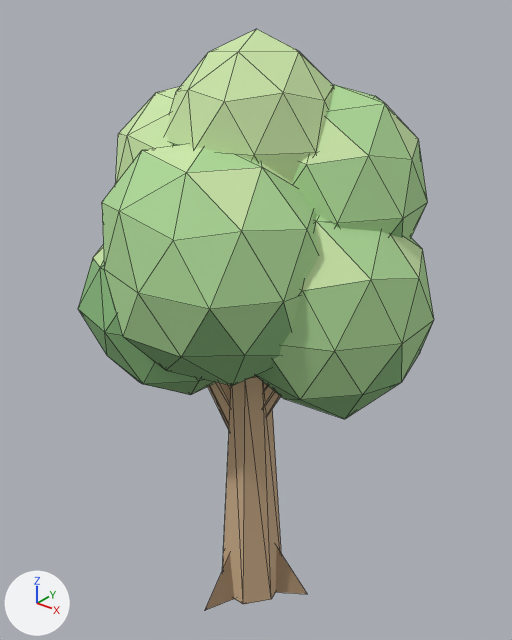
The glTF model assets/export/prop_tree.glb, before and after one commit.
Before and after are seen from a 50 mm lens placed at (1.168, -1.461, 1.906), pointed at (-0.027, 0.032, 0.98). The axes (+X, +Y, +Z) are drawn at lower left. The lights are the same throughout. The picture after the commit comes second. Mesh edges are drawn as thin lines.

In view in the first picture: 'prop_tree'.
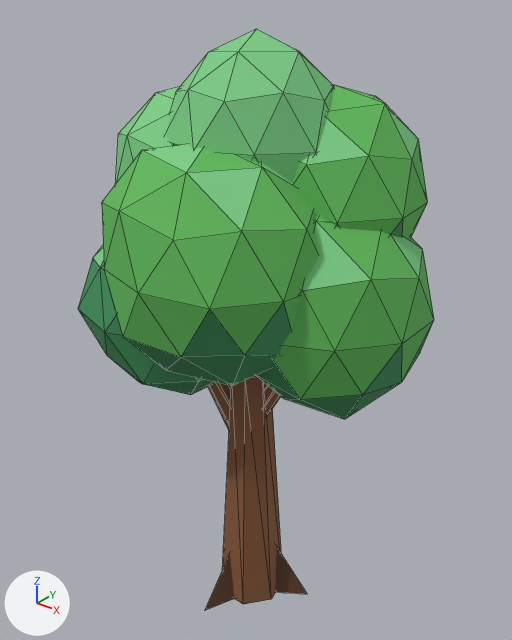
Pixel boxes (x1, y1, x2, y2) of what changed, in the pictures (512 x 640 px):
'prop_tree', recoloured (darker): (78, 29, 434, 610) in both

The change in detail:
Material 'wood' (mat_wood) changes colour from beige #ceaf8b to brown #8a5a3a; in linear values from (0.62, 0.431, 0.259) to (0.254, 0.102, 0.0423).
Material 'wood_dark' (mat_wood_dark) changes colour from beige #aa8d6e to brown #5e3d27; in linear values from (0.4, 0.267, 0.157) to (0.112, 0.0467, 0.0203).
Material 'leaf_dark' (mat_leaf_dark) changes colour from green #87b87c to green #3f8f5a; in linear values from (0.243, 0.478, 0.2) to (0.0497, 0.275, 0.102).
Material 'leaf' (mat_leaf) changes colour from green #add897 to green #5fb85a; in linear values from (0.42, 0.69, 0.31) to (0.114, 0.479, 0.102).
Material 'leaf_light' (mat_leaf_light) changes colour from green #cbe7aa to green #7ccd86; in linear values from (0.6, 0.8, 0.4) to (0.202, 0.61, 0.238).
